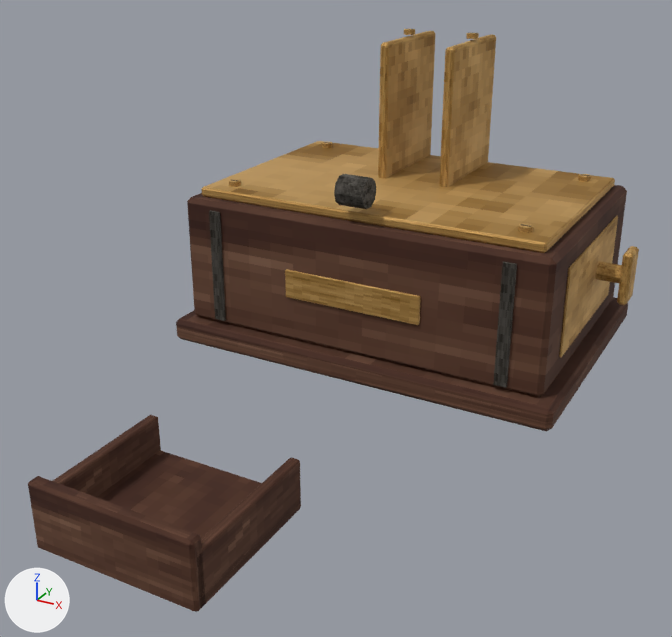
Before and after pictures for a commit that changed the glTF model assets/models/instruments_v1/register_static.glb.
Rendered twice from a 50 mm camera at (0.16, -0.358, 0.176) aimed at (0.008, -0.082, 0.038). The axes (+X, +Y, +Z) are drawn at lower left. The lights are the same throughout. The older version comes first. Vertices at exactly the same position are counted once.

In view in the first picture: 'register_static'.
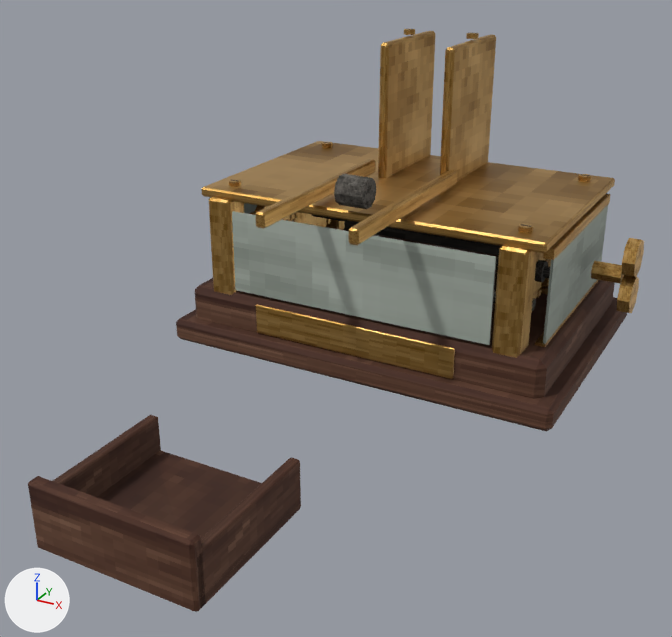
What differs and where, as boxes (x1, y1, x2, y2) in the pictures (672 x 637 px; the box of a moved part takes in the faces that stretch with it):
'register_static', recoloured, reshaped
    before: (28, 29, 639, 612)
    after: (28, 29, 644, 612)
part 1 of me_cube_028, added (brown)
    after: (195, 229, 615, 399)
part 2 of me_cube_028, moved or reshaped
    before: (285, 269, 421, 325)
    after: (256, 304, 455, 379)
part 3 of me_cube_028, moved or reshaped (mostly hidden afterwards)
    before: (617, 246, 639, 305)
    after: (326, 219, 344, 230)
part 4 of me_cube_028, moved or reshaped
    before: (187, 185, 627, 397)
    after: (209, 196, 244, 295)
part 5 of me_cube_028, added (brown)
    after: (492, 245, 537, 358)
part 6 of me_cube_028, added (mostly hidden)
    after: (535, 280, 599, 347)
part 7 of me_cube_028, added (brown)
    after: (543, 194, 610, 260)
part 8 of me_cube_028, added
    after: (294, 212, 327, 227)
part 9 of me_cube_028, added
    after: (542, 278, 549, 286)
part 10 of me_cube_028, added (mostly hidden)
    after: (540, 287, 548, 295)
part 11 of me_cube_028, deleted (brown)
    before: (559, 216, 618, 358)
part 12 of me_cube_028, deleted
    before: (493, 262, 517, 387)
part 13 of me_cube_028, deleted
    before: (209, 210, 226, 321)
part 14 of me_cube_028, added
    after: (232, 159, 644, 345)

The change, as a diff of the scene's bpy script:
```diff
--- a/assets/models/instruments_v1/register_static.glb.py
+++ b/assets/models/instruments_v1/register_static.glb.py
@@ mat_dw_wood @@
 n0 = _N.new('ShaderNodeBsdfPrincipled'); n0.name = 'Principled BSDF'
-n0.inputs[2].default_value = 0.88  # 'Roughness'
+n0.inputs[2].default_value = 0.83  # 'Roughness'
 n1 = _N.new('ShaderNodeOutputMaterial'); n1.name = 'Material Output'
+n3 = _N.new('ShaderNodeMix'); n3.name = 'Mix'
+n3.data_type = 'RGBA'
+n3.blend_type = 'MULTIPLY'
+n3.inputs[0].default_value = 1.0  # 'Factor'
+n4 = _N.new('ShaderNodeVertexColor'); n4.name = 'Color Attribute'
 n2 = _N.new('ShaderNodeTexImage'); n2.name = 'Image Texture'
@@ mat_dw_wood @@
 _L.new(n0.outputs[0], n1.inputs[0])  # 'BSDF' to 'Surface'
-_L.new(n2.outputs[0], n0.inputs[0])  # 'Color' to 'Base Color'
+_L.new(n3.outputs[2], n0.inputs[0])  # 'Result' to 'Base Color'
+_L.new(n4.outputs[0], n3.inputs[7])  # 'Color' to 'B'
+_L.new(n2.outputs[0], n3.inputs[6])  # 'Color' to 'A'
@@ mat_dw_brass @@
 mat_dw_brass = bpy.data.materials.new('dw_brass')
-# nodes: BsdfPrincipled, OutputMaterial, TexImage
+# nodes: BsdfPrincipled, Mix, OutputMaterial, TexImage, VertexColor
 # uses the picture img_instrument_atlas_256
@@ mat_dw_register_glass @@
+mat_dw_register_glass = bpy.data.materials.new('dw_register_glass')
+# uses the picture img_instrument_atlas_256
@@ me_cube_028 @@
-me_cube_028.from_pydata(...)  # 500 vertices, 888 faces; spans x -0.086..0.095, y -0.2..0.061, z 0.0..0.129
+me_cube_028.from_pydata(...)  # 1620 vertices, 2732 faces; spans x -0.086..0.096, y -0.2..0.061, z 0.0..0.129
+# me_cube_028 part 1: the loose piece of 24 vertices spanning x -0.086..0.086, y -0.061..0.061, z 0.0..0.01 is copied, and the copy is scaled about its middle by (0.921, 0.888, 1.88), then moved by (0.0, 0.0, 0.011); it spans x -0.08..0.08, y -0.055..0.055, z 0.007..0.025
+# me_cube_028 part 2: the loose piece of 24 vertices spanning x -0.03..0.03, y -0.056..-0.055, z 0.03..0.042 is scaled about its middle by (1.5, 1, 1.09), then moved by (0.0, 0.0, -0.019)
+# me_cube_028 part 3: the loose piece of 24 vertices spanning x 0.091..0.095, y 0.004..0.016, z 0.029..0.051 is scaled about its middle by (3.33, 1, 2.06), then moved by (-0.157, 0.037, 0.004)
+# me_cube_028 part 4: the loose piece of 24 vertices spanning x -0.08..0.08, y -0.055..0.055, z 0.01..0.065 is scaled about its middle by (0.0615, 0.0995, 0.815), then moved by (-0.064, -0.047, 0.006), in mat_dw_brass
+# me_cube_028 part 5: the loose piece of 24 vertices spanning x 0.091..0.095, y 0.004..0.016, z 0.029..0.051 is copied, and the copy is scaled about its middle by (3.33, 1, 2.06), then moved by (-0.029, -0.057, 0.004); it spans x 0.059..0.069, y -0.053..-0.041, z 0.022..0.066
+# me_cube_028 part 6: a new loose piece, a box spanning x 0.0716..0.0756, y -0.041..0.041, z 0.022..0.026, in mat_dw_brass
+# me_cube_028 part 7: a new loose piece, a box spanning x 0.0716..0.0756, y -0.041..0.041, z 0.06..0.064, in mat_dw_brass
+# me_cube_028 part 8: a new loose piece, a 16-sided cylinder along x spanning x -0.064..-0.06, y 0.002..0.036, z 0.025..0.059, in mat_dw_brass
+# me_cube_028 part 9: a new loose piece, a box spanning x 0.0575..0.0625, y 0.0028..0.0058, z 0.032..0.035, in mat_dw_brass
+# me_cube_028 part 10: a new loose piece, a box spanning x 0.0575..0.0625, y 0.009..0.012, z 0.0258..0.0288, in mat_dw_brass
+# me_cube_028 part 11: the loose piece of 16 vertices spanning x 0.08..0.081, y -0.036..0.036, z 0.019..0.056 is deleted
+# me_cube_028 part 12: the loose piece of 8 vertices spanning x 0.062..0.067, y -0.056..-0.055, z 0.013..0.062 is deleted
+# me_cube_028 part 13: the loose piece of 8 vertices spanning x -0.067..-0.062, y -0.056..-0.055, z 0.013..0.062 is deleted
+# me_cube_028 part 14: 840 vertices added at x -0.075..0.096, y -0.09..0.052, z 0.023..0.077
+# other edits to the shape of me_cube_028 do not show in these pictures
 me_cube_028.materials.append(mat_dw_wood)
@@ me_cube_028 @@
 me_cube_028.materials.append(mat_dw_iron)
+me_cube_028.materials.append(mat_dw_register_glass)
```
